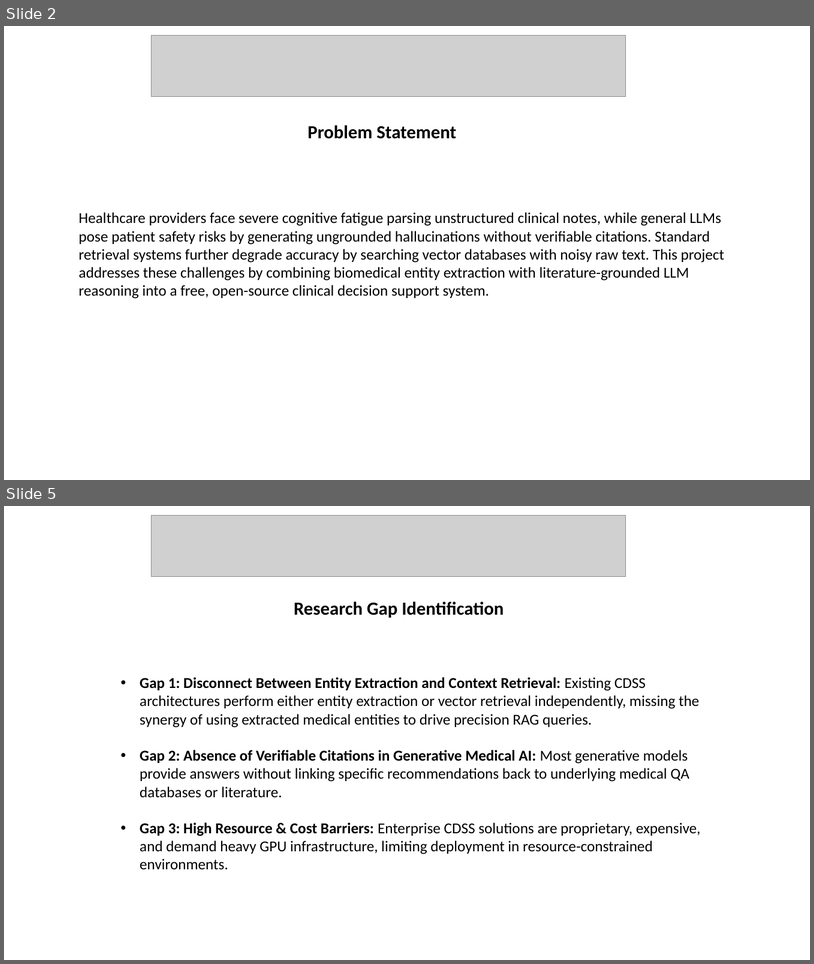
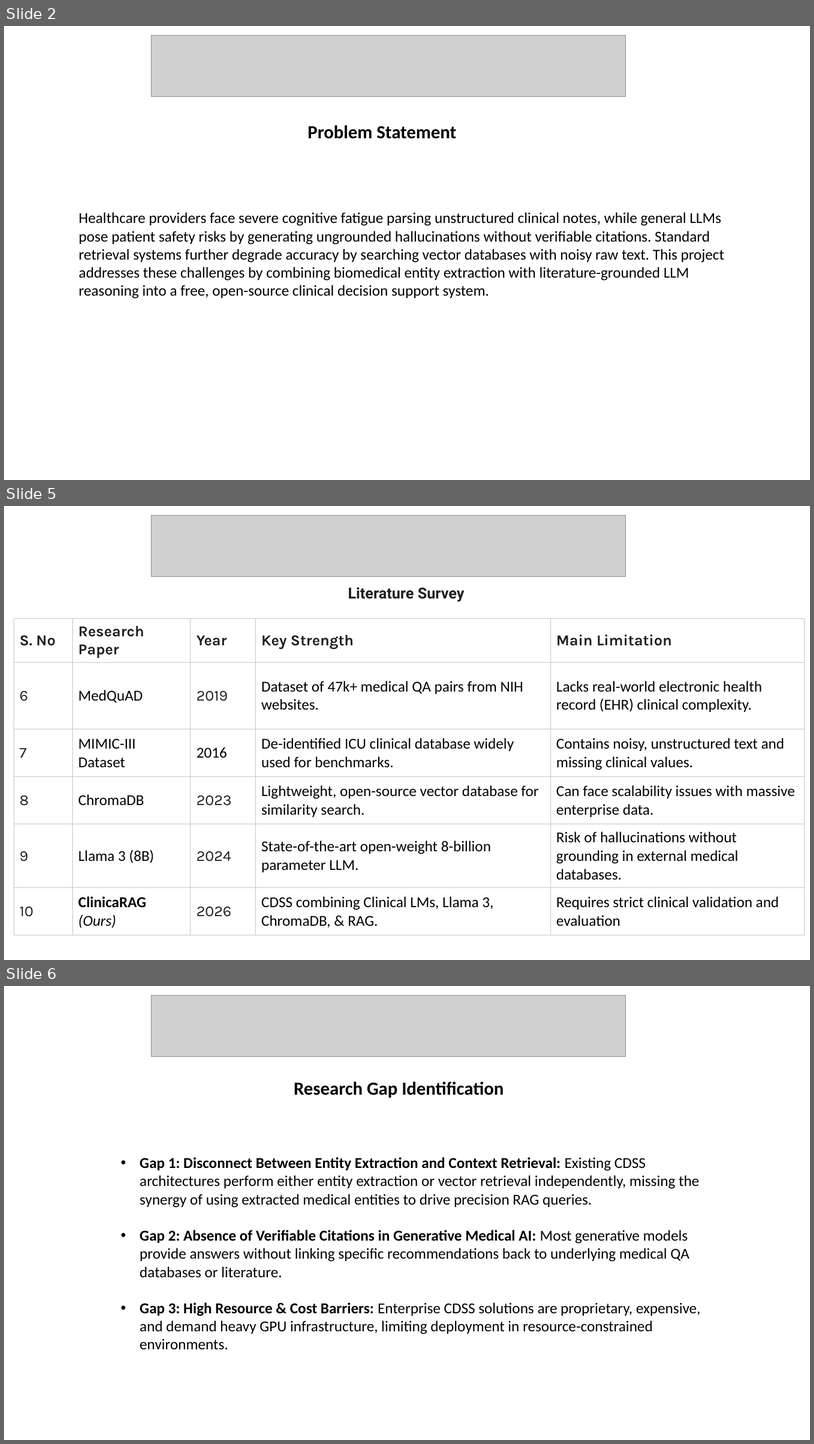
Before and after one commit to Dhanush3183/KLH-CSE-2026-27-2420030057-ClinicaRAG, a slide deck: docs/Project_Presentation.pptx. Shown one above the other, each under a label of ours: slides 2 and 5 before the commit, slides 2, 5 and 6 after it; the slides between them are not shown. The pictures are 814x964 and 814x1444 pixels, drawn with LibreOffice and Linux fonts; fonts in the diff are those of the drawing; grey boxes stand for pictures. Boxes give left, top, right and bottom in pixels: in the first picture for what was removed or moved away, otherwise in the second. Text is boxed around its words. In the diff, an @@ line names an element or a change of style, - is before the commit and + after.

```diff
--- a/docs/Project_Presentation.pptx
+++ b/docs/Project_Presentation.pptx
@@ slide 5 added at (4, 506, 810, 960), background #FFFFFF @@
@@ picture added at (151, 515, 626, 576) @@
@@ text added at (348, 587, 465, 602), 18 pt, text #1F1F1F, bold @@
+Literature Survey
@@ table added at (14, 619, 804, 930), 6 rows, 5 columns @@
+S. No | Research Paper | Year | Key Strength | Main Limitation
+6 | MedQuAD | 2019 | Dataset of 47k+ medical QA pairs from NIH websites. | Lacks real-world electronic health record (EHR) clinical complexity.
+7 | MIMIC-III Dataset | 2016 | De-identified ICU clinical database widely used for benchmarks. | Contains noisy, unstructured text and missing clinical values.
+8 | ChromaDB | 2023 | Lightweight, open-source vector database for similarity search. | Can face scalability issues with massive enterprise data.
+9 | Llama 3 (8B) | 2024 | State-of-the-art open-weight 8-billion parameter LLM. | Risk of hallucinations without grounding in external medical databases.
+10 | ClinicaRAG (Ours) | 2026 | CDSS combining Clinical LMs, Llama 3, ChromaDB, & RAG. | Requires strict clinical validation and evaluation
@@ what was slide 5 is now slide 6 @@
```
Also in this commit, not shown: 2 slides changed, 1 other slide added, 2 slides removed, 4 other files.
